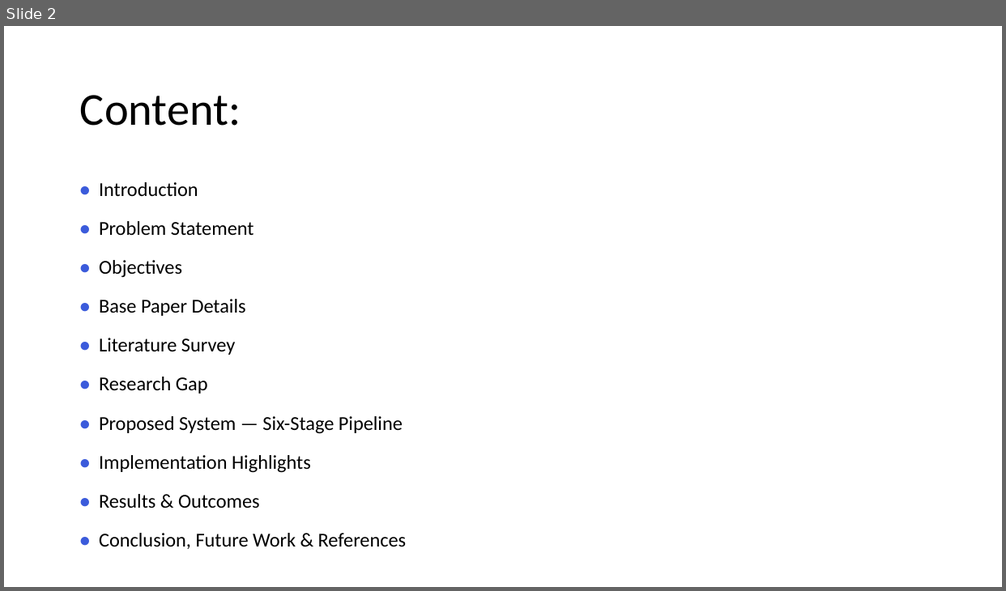
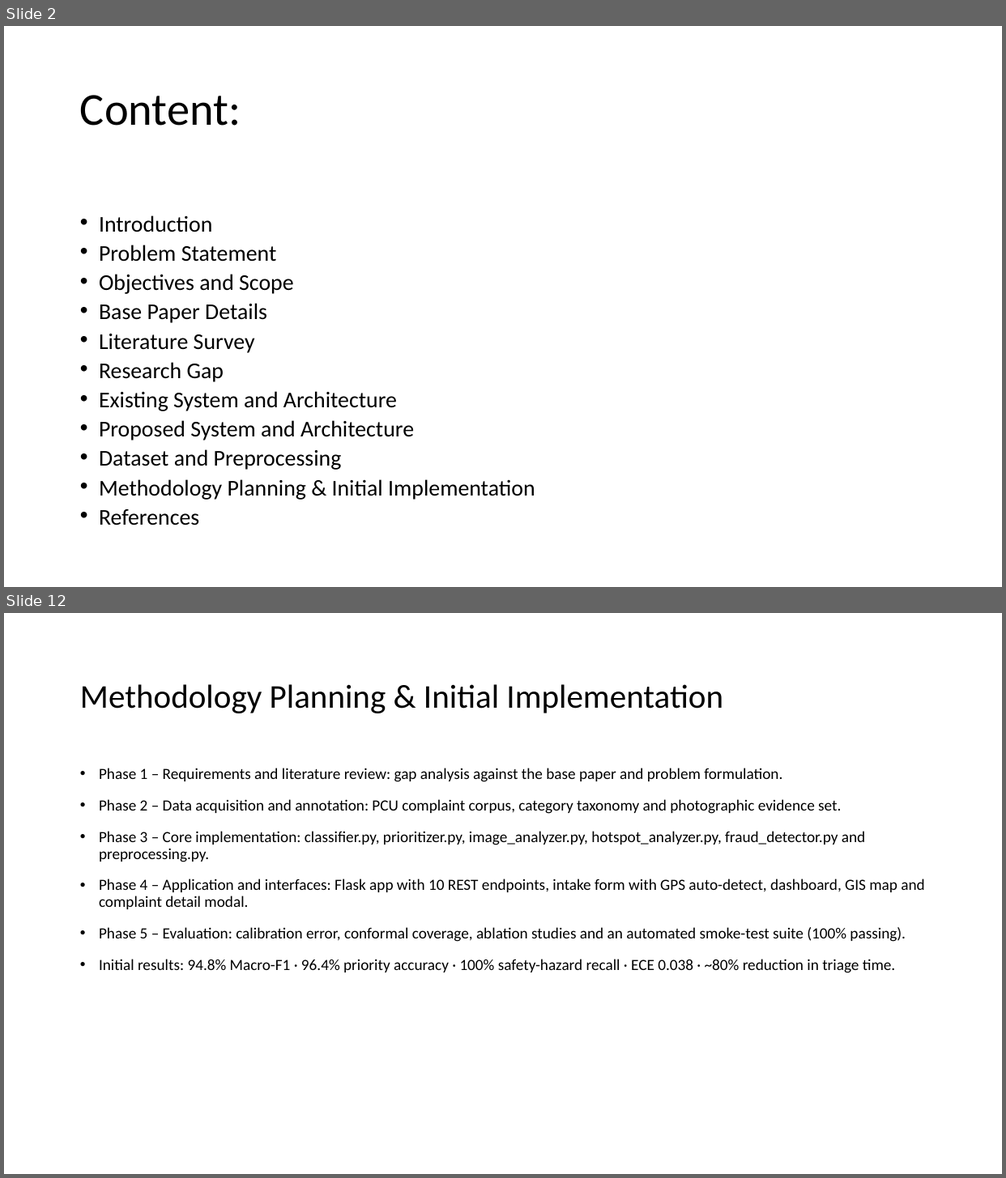
Before and after one commit to Mudit021/CivicSense-AI-Based-Citizen-Complaint-Analyzer, a slide deck: Project_Presentation.pptx. Shown one above the other, each under a label of ours: slide 2 before the commit, slides 2 and 12 after it; the slides between them are not shown. The pictures are 1006x591 and 1006x1178 pixels, drawn with LibreOffice and Linux fonts; fonts in the diff are those of the drawing. Boxes give left, top, right and bottom in pixels: in the first picture for what was removed or moved away, otherwise in the second. Text is boxed around its words. In the diff, an @@ line names an element or a change of style, - is before the commit and + after.

```diff
--- a/Project_Presentation.pptx
+++ b/Project_Presentation.pptx
@@ slide 12 added at (4,613,1002,1174), background #FFFFFF @@
@@ title added at (80,684,723,713), 32 pt, text #000000 @@
+Methodology Planning & Initial Implementation
@@ text added at (99,768,924,973), 15 pt, text #000000 @@
+• Phase 1 – Requirements and literature review: gap analysis against the base paper and problem formulation.
+• Phase 2 – Data acquisition and annotation: PCU complaint corpus, category taxonomy and photographic evidence set.
+• Phase 3 – Core implementation: classifier.py, prioritizer.py, image_analyzer.py, hotspot_analyzer.py, fraud_detector.py and preprocessing.py.
+• Phase 4 – Application and interfaces: Flask app with 10 REST endpoints, intake form with GPS auto-detect, dashboard, GIS map and complaint detail modal.
+• Phase 5 – Evaluation: calibration error, conformal coverage, ablation studies and an automated smoke-test suite (100% passing).
+• Initial results: 94.8% Macro-F1 · 96.4% priority accuracy · 100% safety-hazard recall · ECE 0.038 · ~80% reduction in triage time.
@@ slide 2 changed as well @@
@@ text at (99,216,535,526): text changed; size 19 to 21.7 pt @@
-• Introduction
-• Problem Statement
-• Objectives
-• Base Paper Details
-• Literature Survey
-• Research Gap
-• Proposed System — Six-Stage Pipeline
-• Implementation Highlights
-• Results & Outcomes
-• Conclusion, Future Work & References
+• Introduction
+• Problem Statement
+• Objectives and Scope
+• Base Paper Details
+• Literature Survey
+• Research Gap
+• Existing System and Architecture
+• Proposed System and Architecture
+• Dataset and Preprocessing
+• Methodology Planning & Initial Implementation
+• References
```
Also in this commit, not shown: 7 other slides changed, 4 other slides added, 4 slides removed, 28 other files.
